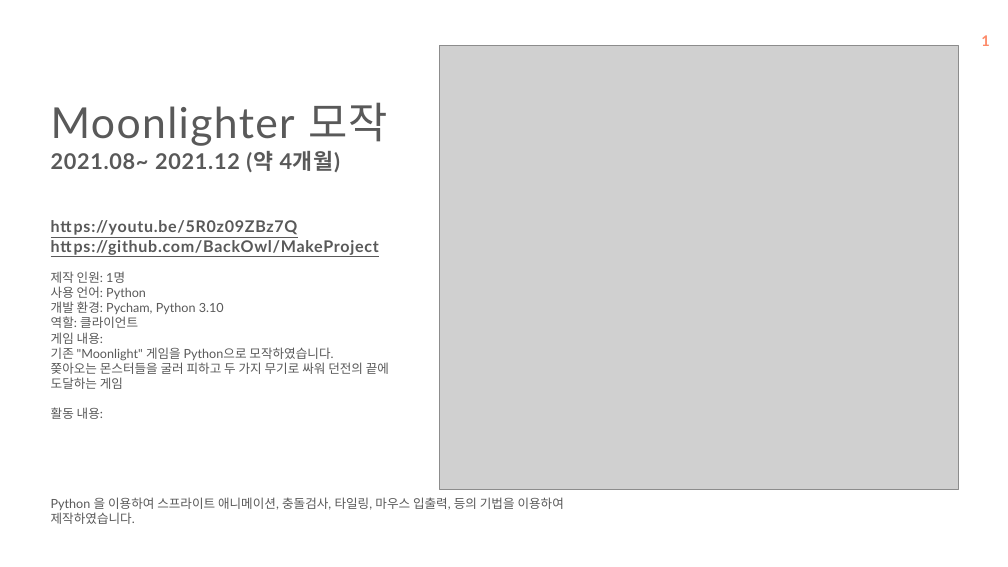
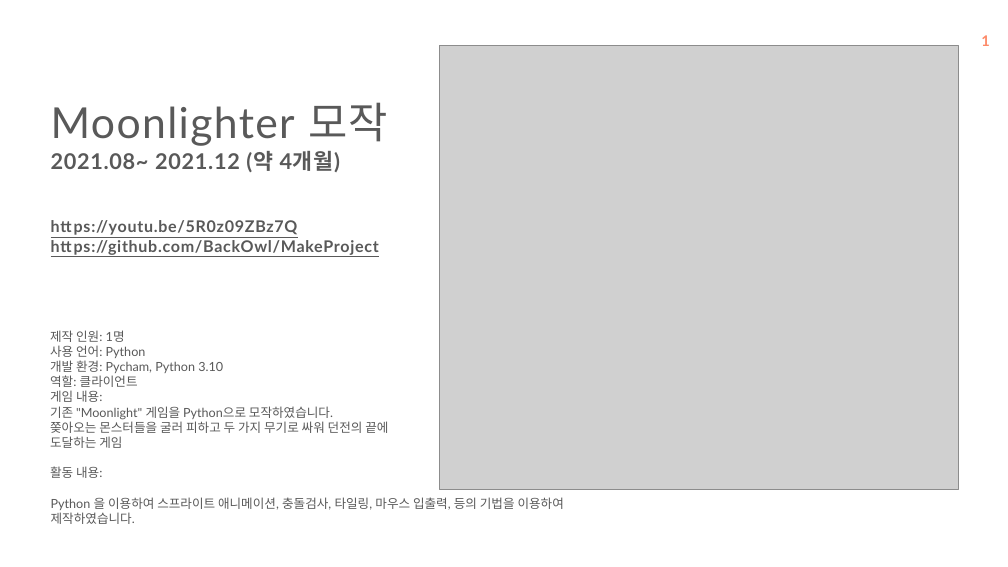
Before and after one commit to Leesiw/StarGiant, a slide deck: slide 7 of 포트폴리오/최유진 포트폴리오2.pptx. Drawn at 1008x567 pixels with LibreOffice and Linux fonts; fonts in the diff are those of the drawing; grey boxes stand for pictures; background and template pictures are left out. Boxes give left, top, right and bottom in pixels: in the first picture for what was removed or moved away, otherwise in the second. Text is boxed around its words. In the diff, an @@ line names an element or a change of style, - is before the commit and + after.

```diff
--- a/포트폴리오/최유진 포트폴리오2.pptx
+++ b/포트폴리오/최유진 포트폴리오2.pptx
@@ text "제작 인원: 1명": place and size @@
-text "제작 인원: 1명" at (51,271,389,419)
+text "제작 인원: 1명" at (50,330,388,478)
```
Also in this commit, not shown: 5 other slides changed, 1 other file.
